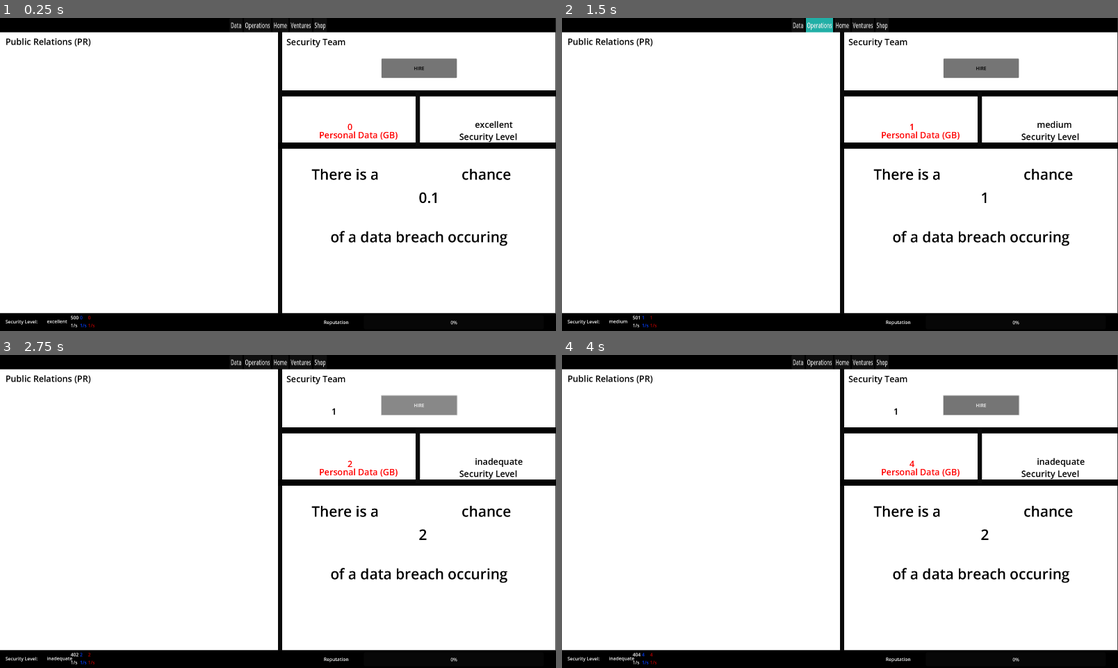
Above: before the commit, frames 1-4 (two rows, left to right).
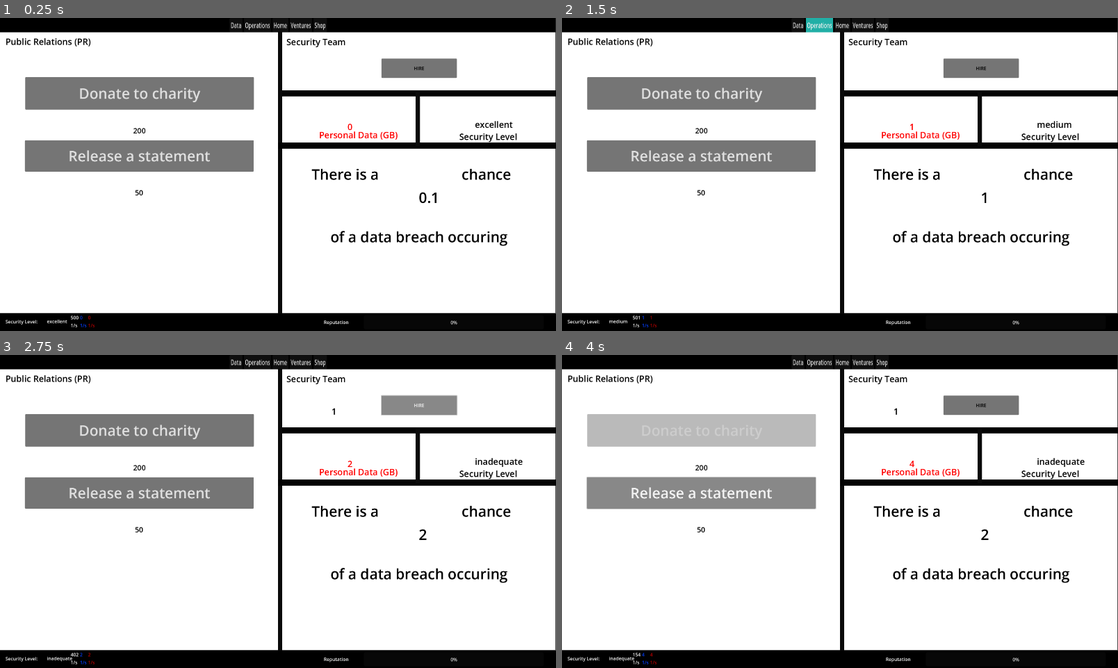
Above: after the commit, the same moments.

Repository: worrall1/PrivacyGame
Game: Godot game, scene res://Operations.tscn
Same seed, same stepped clock (60 frames per second), same inputs: the game is played once before the commit and once after it. The project has no main scene, so this scene is started directly.
Inputs (mouse positions are in pixels of both pictures, inside the frame that each line leads up to):
- Up to frame 1 (0.25 s): no input
- Up to frame 2 (1.5 s): click "Data" at 0.5 s; click "Operations" at 1.25 s
- Up to frame 3 (2.75 s): click "HIRE" at 2 s
- Up to frame 4 (4 s): click (701, 430) at 2.75 s, where only the run after the commit has a clickable "Donate to charity"; click (701, 492) at 3.5 s, where only the run after the commit has a clickable "Release a statement"

The runs differ from the first frame. In frame 1, 8.5% of the frame differs, in the area x 4-46%, y 18-57%; in frame 2, 8.5%; in frame 3, 8.5%; in frame 4, 8.5%, in the area x 4-83%, y 12-97%.

Commit message:
Operations
Can  now do PR activities that directly affect the reputation

Diff:
--- a/Operations.gd
+++ b/Operations.gd
@@ -1,10 +1,18 @@
 extends CanvasLayer
 
-var hire_cost = 100 # Initial cost to hire a team member
+
+var hireCost = 100 # Initial cost to hire a team member
+var charityCost = 200
+var statementCost = 50
+var charityRep = 5
+var statementRep = 2
+var reputation_label
 
 # Called when the node enters the scene tree for the first time.
 func _ready():
-	pass # Replace with function body.
+	reputation_label = get_node("/root/CanvasLayer/BottomBar/ReputationLabel")
+	update_pr_buttons()
+
 
 # Called every frame. 'delta' is the elapsed time since the previous frame.
 func _process(delta):
@@ -12,17 +20,18 @@
 	update_security_level()  # Update the security level
 	$SecLevel.text = str(Globals.securityLevel)
 	$BreachProb.text = str(Globals.breachProb)
-
+	$StatementCost.text = str(statementCost)
+	$CharityCost.text = str(charityCost)
 	# Disable the hire button if not enough money
-	$Hire.disabled = Globals.money < hire_cost
+	$Hire.disabled = Globals.money < hireCost
 
 	pass
 
 func _on_hire_pressed():
-	if Globals.money >= hire_cost:
+	if Globals.money >= hireCost:
 		Globals.securityFreq += 1
-		Globals.money -= hire_cost
-		hire_cost += 50 # Increase the cost for the next hire
+		Globals.money -= hireCost
+		hireCost += 50 # Increase the cost for the next hire
 
 		$SecurityLabel.text = str(Globals.securityFreq)
 	pass
@@ -41,3 +50,28 @@
 		Globals.securityLevel = "good"
 	else:
 		Globals.securityLevel = "excellent"
+
+func update_pr_buttons():
+	# Disables the PR buttons if there isn't enough money
+	$CharityButton.disabled = Globals.money < charityCost
+	$StatementButton.disabled = Globals.money < statementCost
+
+
+
+func _on_charity_button_pressed():
+	if Globals.money >= charityCost:
+		Globals.money -= charityCost
+		Globals.reputation += charityRep
+		update_pr_buttons()
+		#reputation_label.text = str(Globals.reputation)
+
+func _on_statement_button_pressed():
+	if Globals.money >= statementCost:
+		Globals.money -= statementCost
+		Globals.reputation += statementRep
+		update_pr_buttons()
+		#reputation_label.text = str(Globals.reputation)
+
+
+func update_pr_section():
+	pass
--- a/Operations.tscn
+++ b/Operations.tscn
@@ -43,6 +43,22 @@
 theme_override_colors/font_color = Color(0, 0, 0, 1)
 text = "HIRE"
 
+[node name="CharityButton" type="Button" parent="."]
+offset_left = 87.0
+offset_top = 204.0
+offset_right = 877.0
+offset_bottom = 316.0
+theme_override_font_sizes/font_size = 50
+text = "Donate to charity"
+
+[node name="StatementButton" type="Button" parent="."]
+offset_left = 86.0
+offset_top = 422.0
+offset_right = 876.0
+offset_bottom = 530.0
+theme_override_font_sizes/font_size = 50
+text = "Release a statement"
+
 [node name="PR" type="Label" parent="."]
 offset_left = 19.0
 offset_top = 60.0
@@ -81,6 +97,14 @@
 offset_bottom = 442.0
 color = Color(0.0392157, 0.0392157, 0.0392157, 1)
 
+[node name="StatementCost" type="Label" parent="."]
+offset_left = 466.0
+offset_top = 585.0
+offset_right = 586.0
+offset_bottom = 651.0
+theme_override_colors/font_color = Color(0, 0, 0, 1)
+theme_override_font_sizes/font_size = 25
+
 [node name="PersData" type="Label" parent="."]
 offset_left = 1200.0
 offset_top = 354.0
@@ -97,6 +121,26 @@
 theme_override_colors/font_color = Color(1, 0, 0, 1)
 theme_override_font_sizes/font_size = 30
 text = "Personal Data (GB)"
+
+[node name="CharityCost" type="Label" parent="."]
+offset_left = 460.0
+offset_top = 371.0
+offset_right = 660.0
+offset_bottom = 460.0
+theme_override_colors/font_color = Color(0, 0, 0, 1)
+theme_override_font_sizes/font_size = 25
+
+[node name="ChanceText" type="Label" parent="."]
+offset_left = 1076.0
+offset_top = 504.0
+offset_right = 1836.0
+offset_bottom = 792.0
+theme_override_colors/font_color = Color(0, 0, 0, 1)
+theme_override_font_sizes/font_size = 50
+text = "There is a                      chance
+
+
+     of a data breach occuring"
 
 [node name="SecText" type="Label" parent="."]
 offset_left = 1586.0
@@ -115,18 +159,6 @@
 theme_override_colors/font_color = Color(0, 0, 0, 1)
 theme_override_font_sizes/font_size = 30
 
-[node name="ChanceText" type="Label" parent="."]
-offset_left = 1076.0
-offset_top = 504.0
-offset_right = 1836.0
-offset_bottom = 783.0
-theme_override_colors/font_color = Color(0, 0, 0, 1)
-theme_override_font_sizes/font_size = 50
-text = "There is a                      chance
-
-
-     of a data breach occuring"
-
 [node name="BreachProb" type="Label" parent="."]
 offset_left = 1446.0
 offset_top = 584.0
@@ -136,3 +168,5 @@
 theme_override_font_sizes/font_size = 50
 
 [connection signal="pressed" from="Hire" to="." method="_on_hire_pressed"]
+[connection signal="pressed" from="CharityButton" to="." method="_on_charity_button_pressed"]
+[connection signal="pressed" from="StatementButton" to="." method="_on_statement_button_pressed"]
